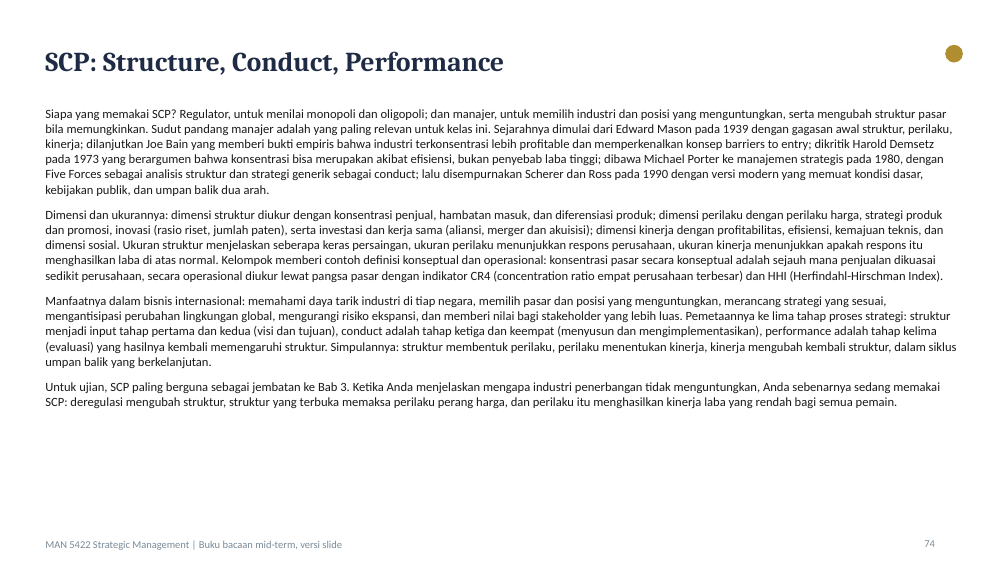
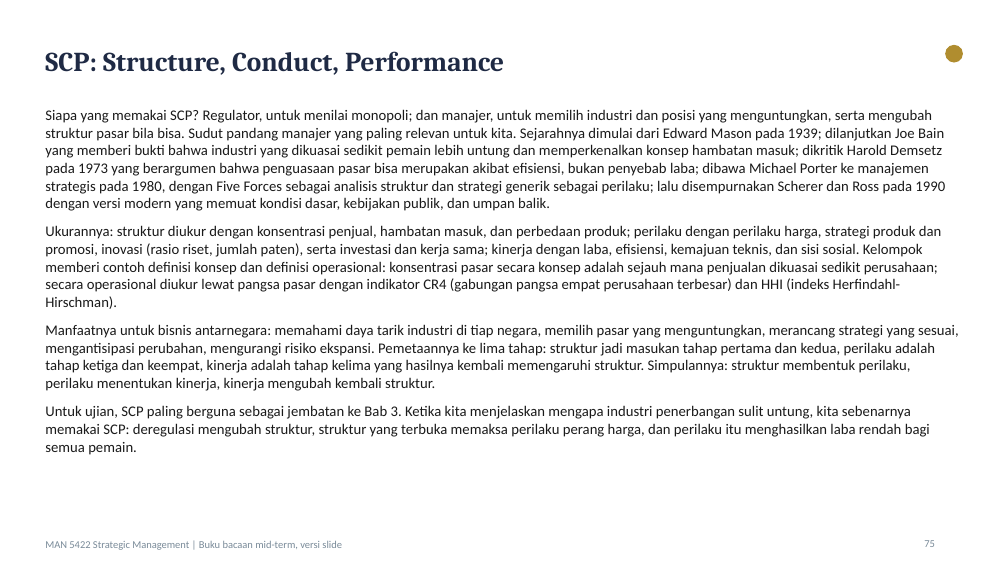
Before and after one commit to aslihabnuri/Dom-Manipulation, a slide deck: slide 75 of Materi_SM_MidTerm/Buku_Bacaan_Strategic_Management_MidTerm.pptx (slide 74 before the commit). Drawn at 1008x567 pixels with LibreOffice and Linux fonts; fonts in the diff are those of the drawing. Boxes give left, top, right and bottom in pixels: in the first picture for what was removed or moved away, otherwise in the second. Text is boxed around its words. In the diff, an @@ line names an element or a change of style, - is before the commit and + after.

```diff
--- a/Materi_SM_MidTerm/Buku_Bacaan_Strategic_Management_MidTerm.pptx
+++ b/Materi_SM_MidTerm/Buku_Bacaan_Strategic_Management_MidTerm.pptx
@@ text at <box>45,109,959,455</box>: text changed; size 12 to 14 pt @@
-Siapa yang memakai SCP? Regulator, untuk menilai monopoli dan oligopoli; dan manajer, untuk memilih industri dan posisi yang menguntungkan, serta mengubah struktur pasar bila memungkinkan. Sudut pandang manajer adalah yang paling relevan untuk kelas ini. Sejarahnya dimulai dari Edward Mason pada 1939 dengan gagasan awal struktur, perilaku, kinerja; dilanjutkan Joe Bain yang memberi bukti empiris bahwa industri terkonsentrasi lebih profitable dan memperkenalkan konsep barriers to entry; dikritik Harold Demsetz pada 1973 yang berargumen bahwa konsentrasi bisa merupakan akibat efisiensi, bukan penyebab laba tinggi; dibawa Michael Porter ke manajemen strategis pada 1980, dengan Five Forces sebagai analisis struktur dan strategi generik sebagai conduct; lalu disempurnakan Scherer dan Ross pada 1990 dengan versi modern yang memuat kondisi dasar, kebijakan publik, dan umpan balik dua arah.
-Dimensi dan ukurannya: dimensi struktur diukur dengan konsentrasi penjual, hambatan masuk, dan diferensiasi produk; dimensi perilaku dengan perilaku harga, strategi produk dan promosi, inovasi (rasio riset, jumlah paten), serta investasi dan kerja sama (aliansi, merger dan akuisisi); dimensi kinerja dengan profitabilitas, efisiensi, kemajuan teknis, dan dimensi sosial. Ukuran struktur menjelaskan seberapa keras persaingan, ukuran perilaku menunjukkan respons perusahaan, ukuran kinerja menunjukkan apakah respons itu menghasilkan laba di atas normal. Kelompok memberi contoh definisi konseptual dan operasional: konsentrasi pasar secara konseptual adalah sejauh mana penjualan dikuasai sedikit perusahaan, secara operasional diukur lewat pangsa pasar dengan indikator CR4 (concentration ratio empat perusahaan terbesar) dan HHI (Herfindahl-Hirschman Index).
-Manfaatnya dalam bisnis internasional: memahami daya tarik industri di tiap negara, memilih pasar dan posisi yang menguntungkan, merancang strategi yang sesuai, mengantisipasi perubahan lingkungan global, mengurangi risiko ekspansi, dan memberi nilai bagi stakeholder yang lebih luas. Pemetaannya ke lima tahap proses strategi: struktur menjadi input tahap pertama dan kedua (visi dan tujuan), conduct adalah tahap ketiga dan keempat (menyusun dan mengimplementasikan), performance adalah tahap kelima (evaluasi) yang hasilnya kembali memengaruhi struktur. Simpulannya: struktur membentuk perilaku, perilaku menentukan kinerja, kinerja mengubah kembali struktur, dalam siklus umpan balik yang berkelanjutan.
-Untuk ujian, SCP paling berguna sebagai jembatan ke Bab 3. Ketika Anda menjelaskan mengapa industri penerbangan tidak menguntungkan, Anda sebenarnya sedang memakai SCP: deregulasi mengubah struktur, struktur yang terbuka memaksa perilaku perang harga, dan perilaku itu menghasilkan kinerja laba yang rendah bagi semua pemain.
+Siapa yang memakai SCP? Regulator, untuk menilai monopoli; dan manajer, untuk memilih industri dan posisi yang menguntungkan, serta mengubah struktur pasar bila bisa. Sudut pandang manajer yang paling relevan untuk kita. Sejarahnya dimulai dari Edward Mason pada 1939; dilanjutkan Joe Bain yang memberi bukti bahwa industri yang dikuasai sedikit pemain lebih untung dan memperkenalkan konsep hambatan masuk; dikritik Harold Demsetz pada 1973 yang berargumen bahwa penguasaan pasar bisa merupakan akibat efisiensi, bukan penyebab laba; dibawa Michael Porter ke manajemen strategis pada 1980, dengan Five Forces sebagai analisis struktur dan strategi generik sebagai perilaku; lalu disempurnakan Scherer dan Ross pada 1990 dengan versi modern yang memuat kondisi dasar, kebijakan publik, dan umpan balik.
+Ukurannya: struktur diukur dengan konsentrasi penjual, hambatan masuk, dan perbedaan produk; perilaku dengan perilaku harga, strategi produk dan promosi, inovasi (rasio riset, jumlah paten), serta investasi dan kerja sama; kinerja dengan laba, efisiensi, kemajuan teknis, dan sisi sosial. Kelompok memberi contoh definisi konsep dan definisi operasional: konsentrasi pasar secara konsep adalah sejauh mana penjualan dikuasai sedikit perusahaan; secara operasional diukur lewat pangsa pasar dengan indikator CR4 (gabungan pangsa empat perusahaan terbesar) dan HHI (indeks Herfindahl-Hirschman).
+Manfaatnya untuk bisnis antarnegara: memahami daya tarik industri di tiap negara, memilih pasar yang menguntungkan, merancang strategi yang sesuai, mengantisipasi perubahan, mengurangi risiko ekspansi. Pemetaannya ke lima tahap: struktur jadi masukan tahap pertama dan kedua, perilaku adalah tahap ketiga dan keempat, kinerja adalah tahap kelima yang hasilnya kembali memengaruhi struktur. Simpulannya: struktur membentuk perilaku, perilaku menentukan kinerja, kinerja mengubah kembali struktur.
+Untuk ujian, SCP paling berguna sebagai jembatan ke Bab 3. Ketika kita menjelaskan mengapa industri penerbangan sulit untung, kita sebenarnya memakai SCP: deregulasi mengubah struktur, struktur yang terbuka memaksa perilaku perang harga, dan perilaku itu menghasilkan laba rendah bagi semua pemain.
@@ page number at <box>924,540,935,547</box>: text changed @@
-74
+75
```
Also in this commit, not shown: 148 other slides changed, 14 slides added, 2 slides removed, 5 other files.
